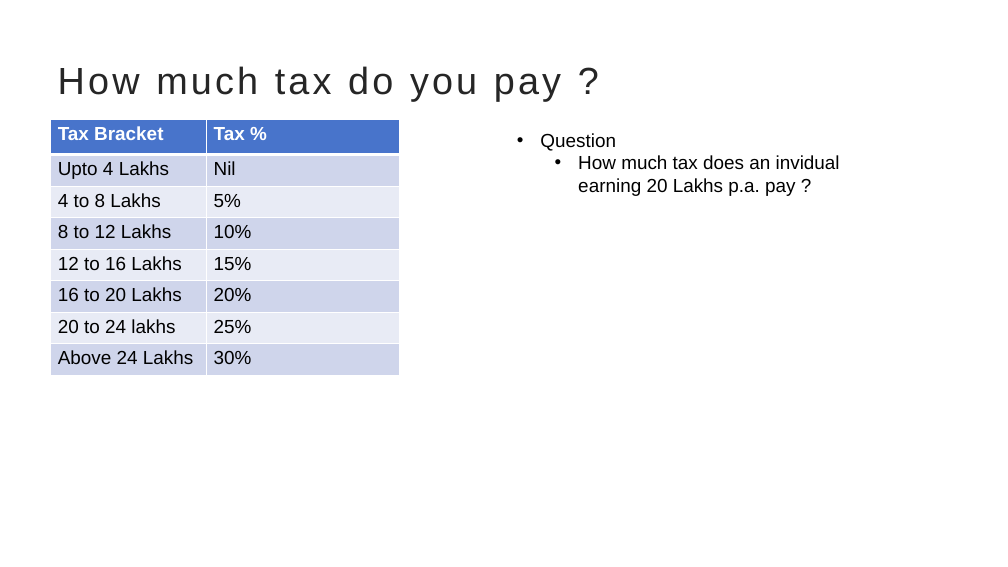
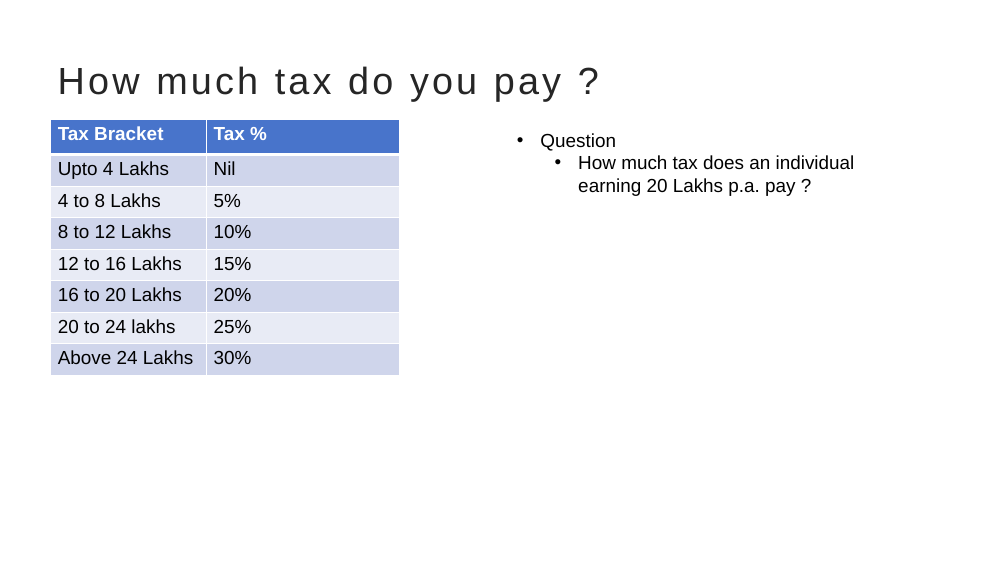
Before and after one commit to brinda-25/workshop, a slide deck: slide 3 of Day4/Personal Finance.pptx. Drawn at 1008x567 pixels with LibreOffice and Linux fonts; fonts in the diff are those of the drawing. Boxes give left, top, right and bottom in pixels: in the first picture for what was removed or moved away, otherwise in the second. Text is boxed around its words. In the diff, an @@ line names an element or a change of style, - is before the commit and + after.

```diff
--- a/Day4/Personal Finance.pptx
+++ b/Day4/Personal Finance.pptx
@@ text at <box>578,155,855,196</box>: text changed @@
-  • How much tax does an invidual earning 20 Lakhs p.a. pay ?
+  • How much tax does an individual earning 20 Lakhs p.a. pay ?
```
Also in this commit, not shown: 3 other slides changed, 2 other files.
